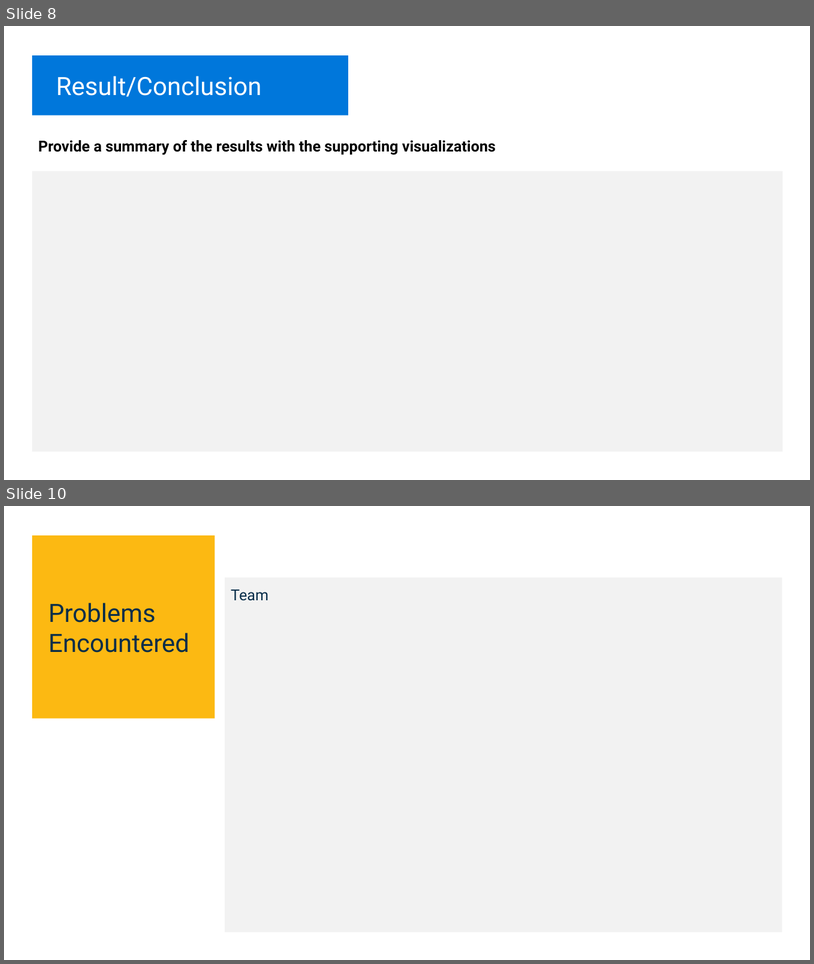
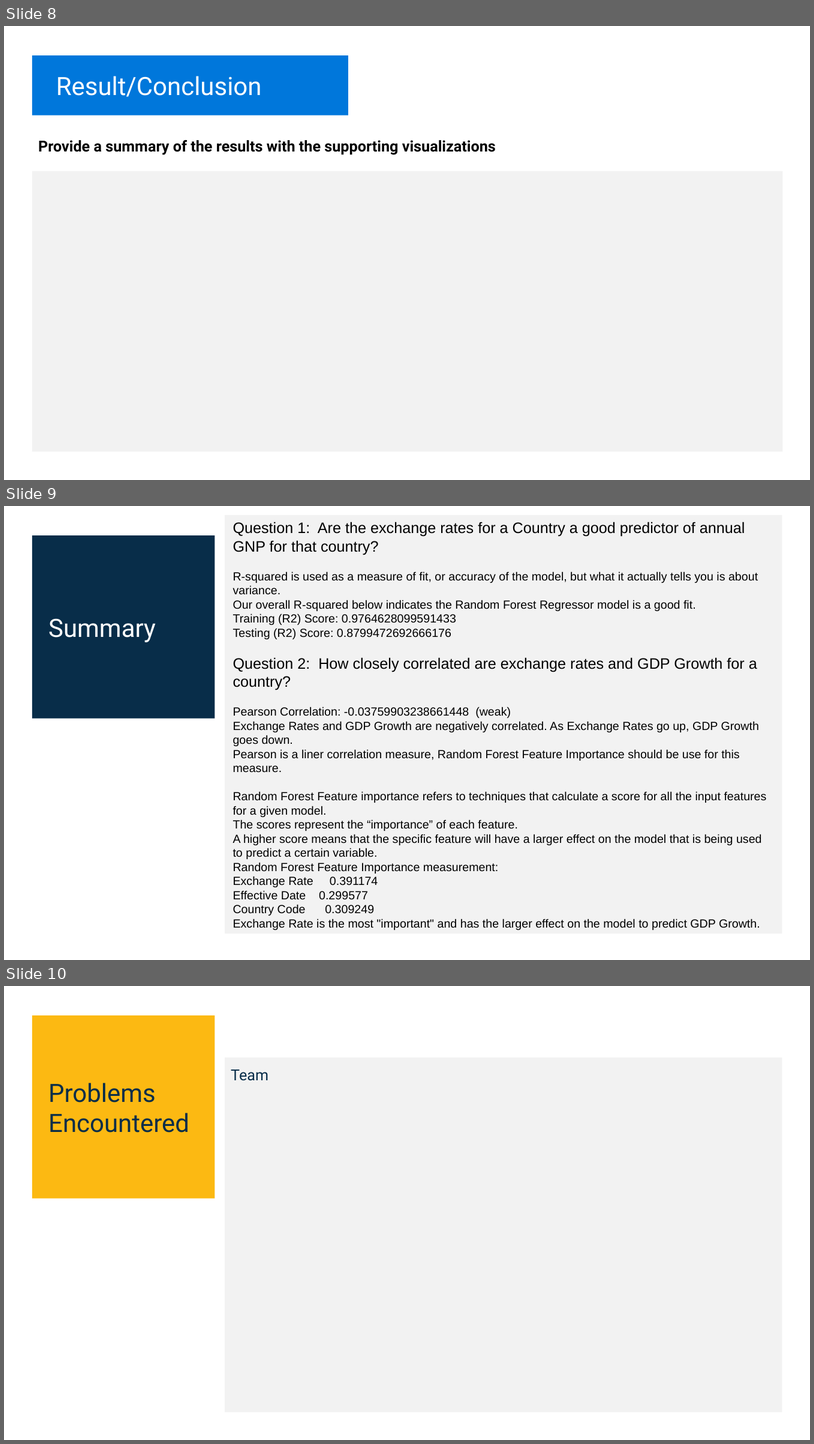
Before and after one commit to tbrown14611/Project_2, a slide deck: Team 3 AI_Bootcamp_Project_2.pptx. Shown one above the other, each under a label of ours: slides 8 and 10 before the commit, slides 8, 9 and 10 after it; the slides between them are not shown. The pictures are 814x964 and 814x1444 pixels, drawn with LibreOffice and Linux fonts; fonts in the diff are those of the drawing. Boxes give left, top, right and bottom in pixels: in the first picture for what was removed or moved away, otherwise in the second. Text is boxed around its words. In the diff, an @@ line names an element or a change of style, - is before the commit and + after.

```diff
--- a/Team 3 AI_Bootcamp_Project_2.pptx
+++ b/Team 3 AI_Bootcamp_Project_2.pptx
@@ slide 9 added at <box>4,506,810,960</box>, background #FFFFFF @@
@@ rectangle added at <box>225,515,783,933</box>, fill #F2F2F2, 14 pt, text #000000 @@
+Question 1: Are the exchange rates for a Country a good predictor of annual GNP for that country?
+R-squared is used as a measure of fit, or accuracy of the model, but what it actually tells you is about variance.
+Our overall R-squared below indicates the Random Forest Regressor model is a good fit.
+Training (R2) Score: 0.9764628099591433
+Testing (R2) Score: 0.8799472692666176
+Question 2: How closely correlated are exchange rates and GDP Growth for a country?
+Pearson Correlation: -0.03759903238661448 (weak)
+Exchange Rates and GDP Growth are negatively correlated. As Exchange Rates go up, GDP Growth goes down.
+Pearson is a liner correlation measure, Random Forest Feature Importance should be use for this measure.
+Random Forest Feature importance refers to techniques that calculate a score for all the input features for a given model.
+The scores represent the “importance” of each feature.
+A higher score means that the specific feature will have a larger effect on the model that is being used to predict a certain variable.
+Random Forest Feature Importance measurement:
+Exchange Rate 0.391174
+Effective Date 0.299577
+Country Code 0.309249
+Exchange Rate is the most "important" and has the larger effect on the model to predict GDP Growth.
@@ rectangle added at <box>32,535,215,718</box>, fill #082D49 @@
@@ text added at <box>48,618,156,642</box>, 30 pt, text #FFFFFF @@
+Summary
```
Also in this commit, not shown: 1 slide removed, 1 other file.
